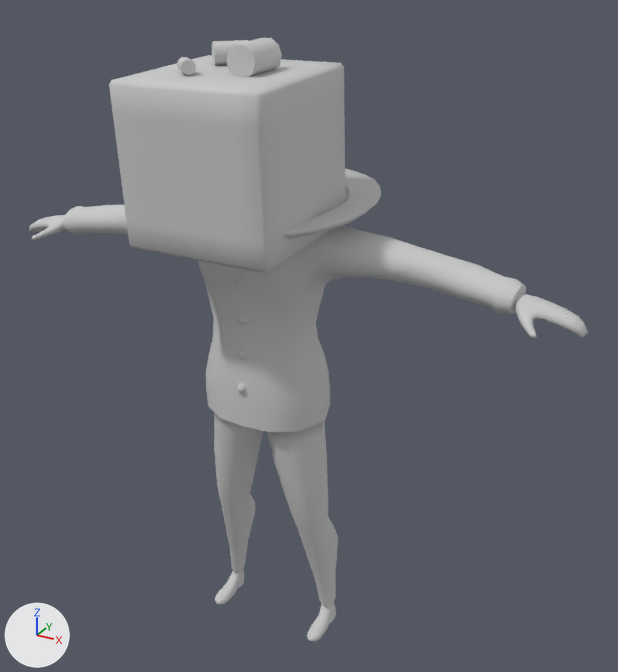
The FBX model Assets/Animation/Dubu/Walk_R.FBX: old version first, new version second.
Before and after are seen from a 50 mm camera at (1.079, -1.722, 1.769) aimed at (0.086, 0.084, 0.866). Lighting does not change. The marker at lower left points along +X, +Y and +Z.

Before the edit, the objects in view are built like this:
```python
me_mesh = bpy.data.meshes.new('Mesh')
me_mesh.from_pydata(...)  # 1424 vertices, 2760 faces; spans x -0.79..0.79, y -0.27..0.29, z -0.01..1.29
me_mesh.materials.append(mat_01___default)  # light grey #cacaca
me_mesh_001 = bpy.data.meshes.new('Mesh.001')
me_mesh_001.from_pydata(...)  # 374 vertices, 344 faces; spans x -0.227..0.227, y -0.2..0.2, z -0.187..0.187
me_mesh_001.materials.append(mat_01___default)  # light grey #cacaca
ob_ch_tofu = bpy.data.objects.new('CH_Tofu', me_mesh)
ob_ch_tofu.location = (0.0, 0.0, -0.021)
ob_tofu = bpy.data.objects.new('Tofu', me_mesh_001)
ob_tofu.location = (0.0, -0.104, 1.39)
ob_tofu.rotation_euler = (1.571, -1.551, 1.571)  # degrees (90, -89, 90)
```
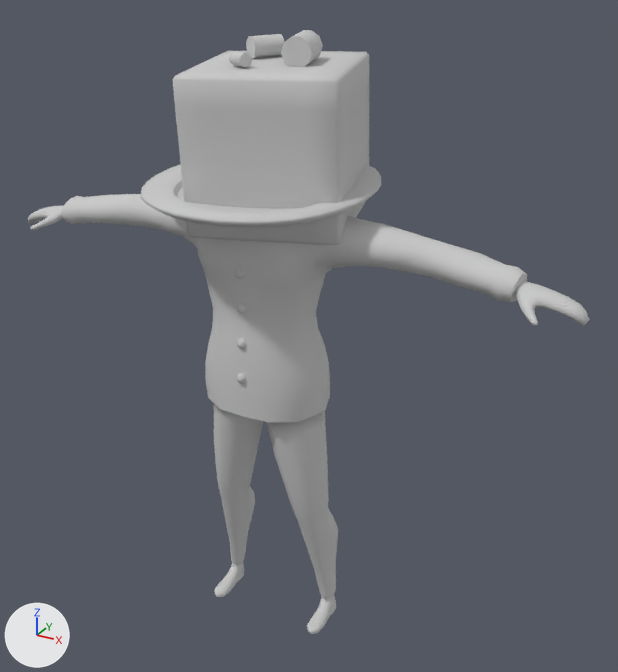
Where the change shows, as pixel boxes [x1, y1, x2, y2] in the pictures (618 x 672 px):
```json
{"object": "CH_Tofu", "change": "moved", "before": [30, 169, 588, 641], "after": [28, 164, 590, 634]}
{"object": "Tofu", "change": "moved, turned", "before": [109, 38, 345, 273], "after": [172, 30, 369, 245]}
```

The change, as JSON lines over the scene's bpy script:
```json
{"op": "set", "path": "ob_ch_tofu.location", "old": "(0.0, 0.0, -0.021)", "new": "(0.0, 0.0, 0.007)"}
{"op": "set", "path": "ob_tofu.location", "old": "(0.0, -0.104, 1.39)", "new": "(0.014, 0.069, 1.392)"}
{"op": "set", "path": "ob_tofu.rotation_euler", "old": "(1.571, -1.551, 1.571)", "new": "(-2.206, -1.597, -0.675)", "note": "degrees (90, -89, 90) -> degrees (-126, -92, -39)"}
```
